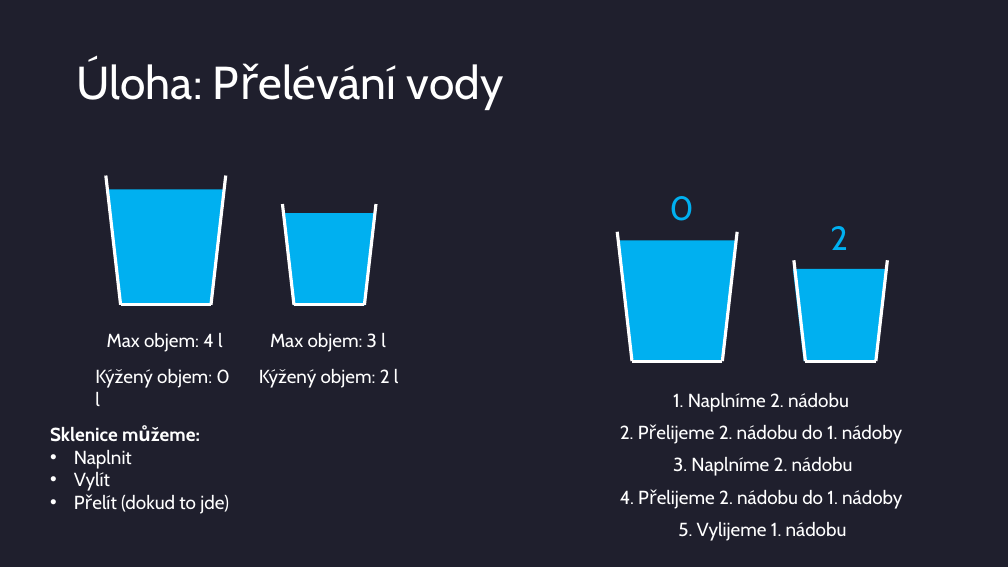
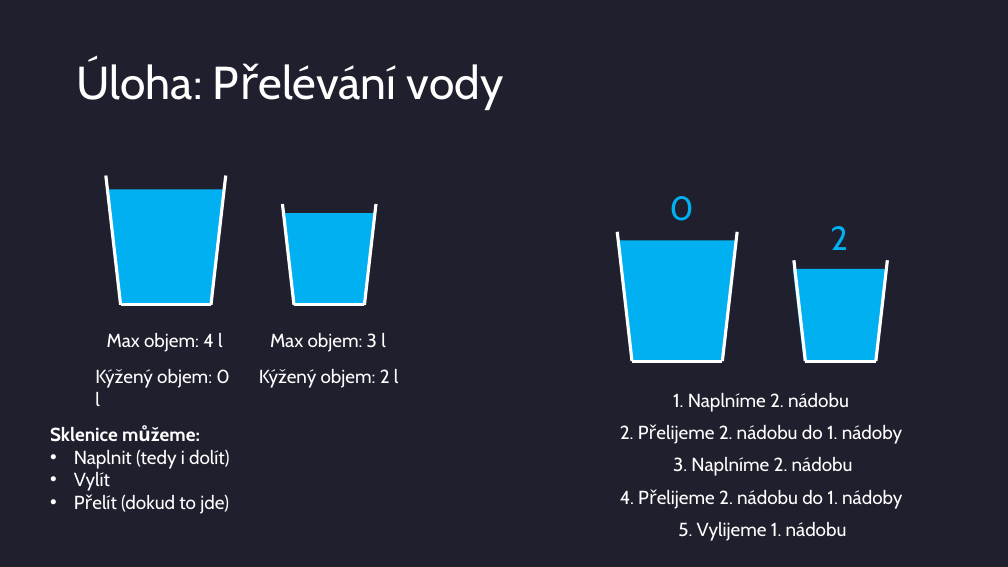
Before and after one commit to Trinithea/GitPrgSem2_25_26, a slide deck: slide 8 of Prezentace_z_hodin/Prohledávání grafu 2.pptx. Drawn at 1008x567 pixels with LibreOffice and Linux fonts; fonts in the diff are those of the drawing. Boxes give left, top, right and bottom in pixels: in the first picture for what was removed or moved away, otherwise in the second. Text is boxed around its words. In the diff, an @@ line names an element or a change of style, - is before the commit and + after.

```diff
--- a/Prezentace_z_hodin/Prohledávání grafu 2.pptx
+++ b/Prezentace_z_hodin/Prohledávání grafu 2.pptx
@@ text at bbox=[74, 450, 230, 469]: text changed @@
-• Naplnit
+• Naplnit (tedy i dolít)
```
Also in this commit, not shown: 3 other files.
